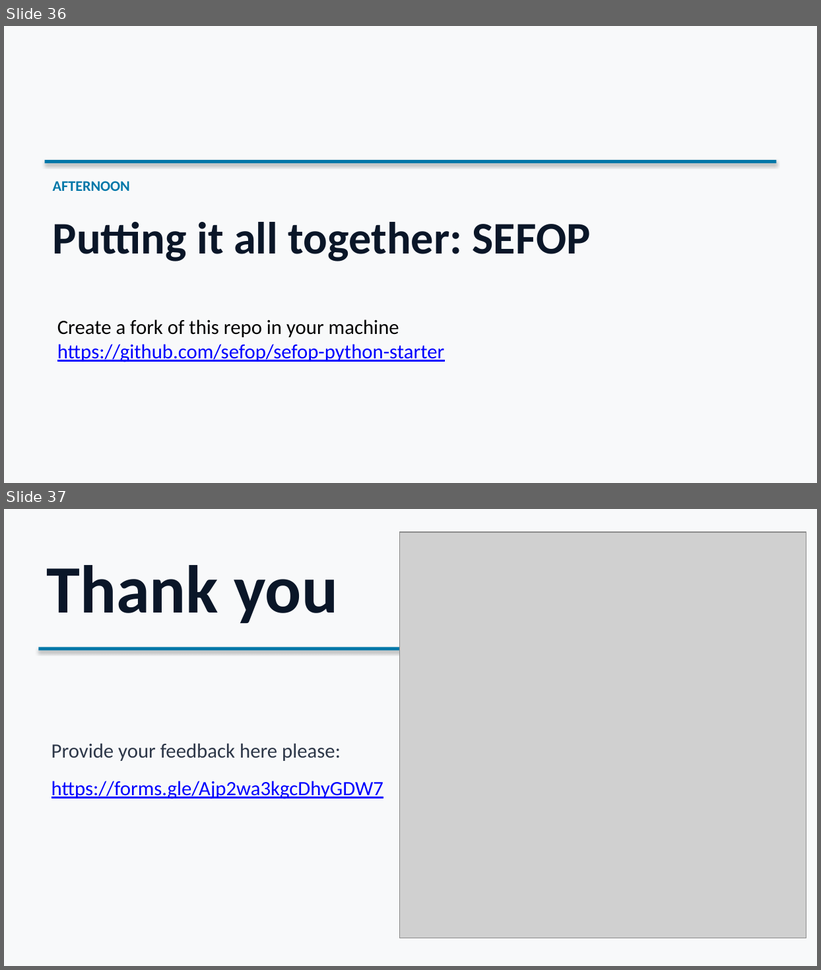
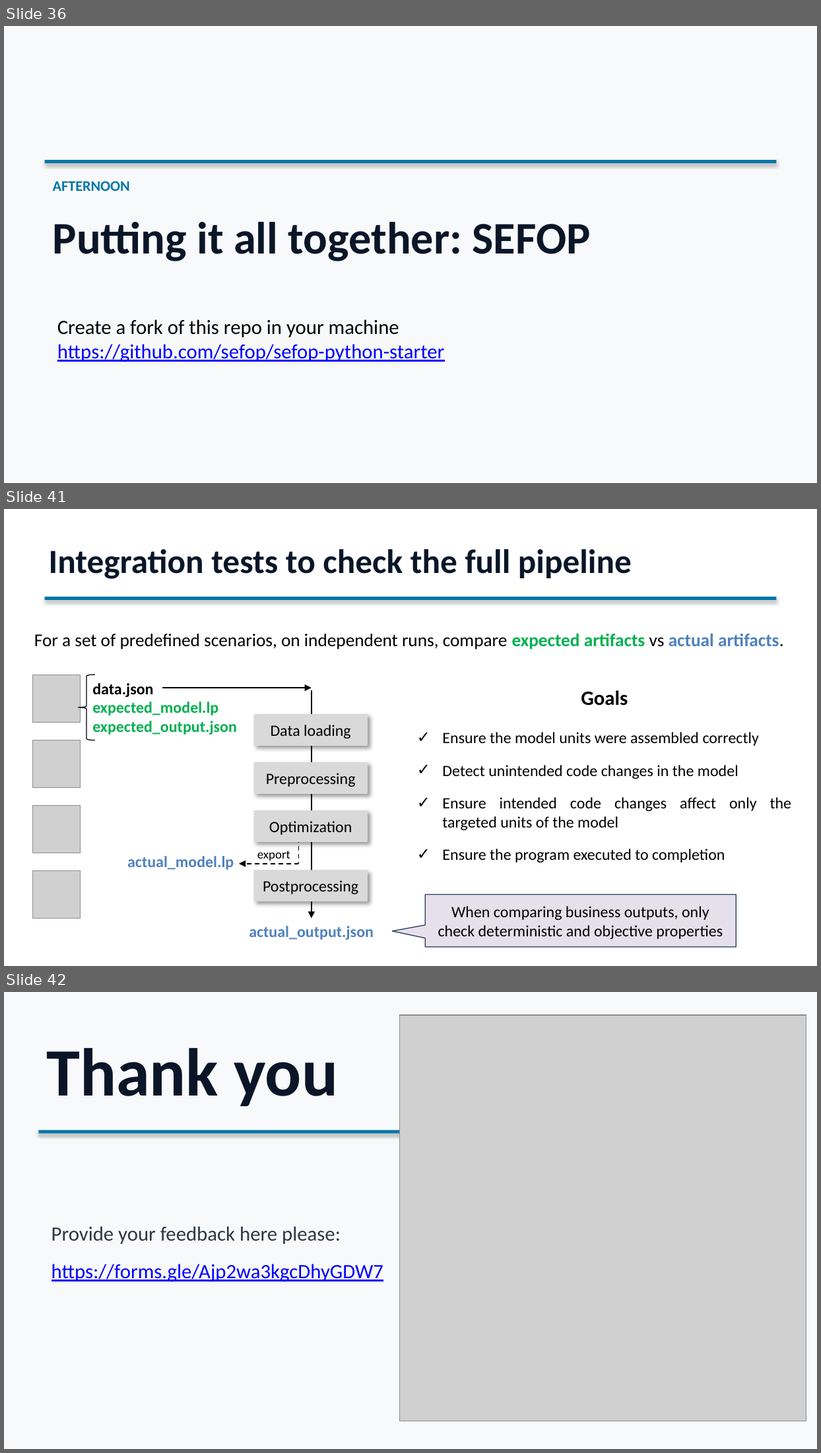
Before and after one commit to sefop/sefop-training-hub, a slide deck: workshops/2026-06-29-purdue/Purdue_Workshop.pptx. Shown one above the other, each under a label of ours: slides 36 and 37 before the commit, slides 36, 41 and 42 after it; the slides between them are not shown. The pictures are 821x970 and 821x1453 pixels, drawn with LibreOffice and Linux fonts; fonts in the diff are those of the drawing; grey boxes stand for pictures. Boxes give left, top, right and bottom in pixels: in the first picture for what was removed or moved away, otherwise in the second. Text is boxed around its words. In the diff, an @@ line names an element or a change of style, - is before the commit and + after.

```diff
--- a/workshops/2026-06-29-purdue/Purdue_Workshop.pptx
+++ b/workshops/2026-06-29-purdue/Purdue_Workshop.pptx
@@ slide 41 added at [4, 509, 817, 966], background #FFFFFF @@
@@ text added at [49, 549, 632, 579], 30 pt, text #0A1628, bold @@
+Integration tests to check the full pipeline
@@ rectangle added at [45, 597, 776, 600], fill #0077A8 @@
@@ text added at [34, 633, 784, 650], 16 pt, text #000000 @@
+For a set of predefined scenarios, on independent runs, compare expected artifacts vs actual artifacts.
@@ picture added at [32, 675, 81, 723] @@
@@ left brace added at [78, 675, 95, 741], outline #000000 0.75 pt @@
@@ text added at [92, 683, 237, 735], 14 pt, text #00B050, bold @@
+data.json
+expected_model.lp
+expected_output.json
@@ arrow added from (162, 688) to (312, 688), #000000 1.5 pt @@
@@ arrow added from (312, 691) to (312, 919), #000000 1.5 pt @@
@@ text added at [442, 691, 792, 863], 14 pt, text #000000 @@
+Goals
+✓ Ensure the model units were assembled correctly
+✓ Detect unintended code changes in the model
+✓ Ensure intended code changes affect only the targeted units of the model
+✓ Ensure the program executed to completion
@@ rectangle added at [253, 715, 368, 747], fill #D9D9D9, 14 pt, text #000000 @@
+Data loading
@@ picture added at [32, 741, 81, 789] @@
@@ rectangle added at [253, 762, 368, 794], fill #D9D9D9, 14 pt, text #000000 @@
+Preprocessing
@@ picture added at [32, 806, 81, 854] @@
@@ rectangle added at [253, 811, 368, 842], fill #D9D9D9, 14 pt, text #000000 @@
+Optimization
@@ line added from (298, 838) to (298, 864), #000000 1 pt dashed @@
@@ text added at [127, 856, 234, 870], 14 pt, text #4F81BD, bold @@
+actual_model.lp
@@ arrow added from (298, 864) to (239, 864), #000000 1 pt dashed @@
@@ text added at [257, 851, 290, 861], 11 pt, text #000000 @@
+export
@@ picture added at [32, 871, 81, 919] @@
@@ rectangle added at [253, 870, 368, 902], fill #D9D9D9, 14 pt, text #000000 @@
+Postprocessing
@@ speech box added at [425, 895, 736, 947], fill #E6E0EC, outline #233953 0.75 pt, 14 pt, text #000000 @@
+When comparing business outputs, only check deterministic and objective properties
@@ text added at [249, 926, 374, 940], 14 pt, text #4F81BD, bold @@
+actual_output.json
@@ what was slide 37 is now slide 42 @@
```
Also in this commit, not shown: 3 slides changed, 4 other slides added, 1 other file.
